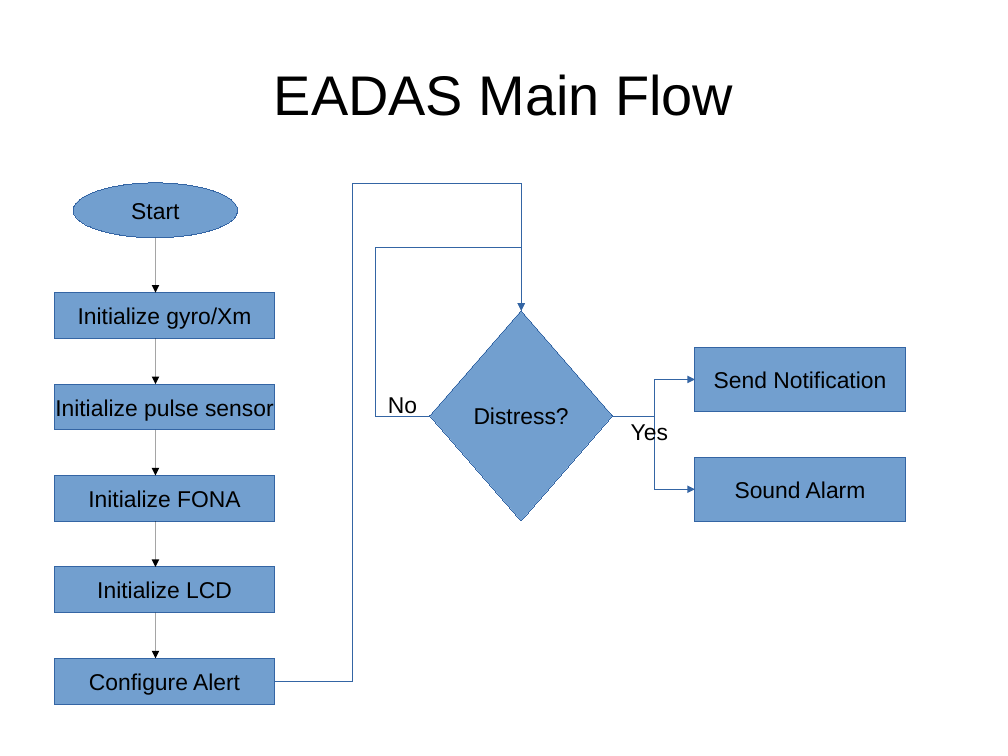
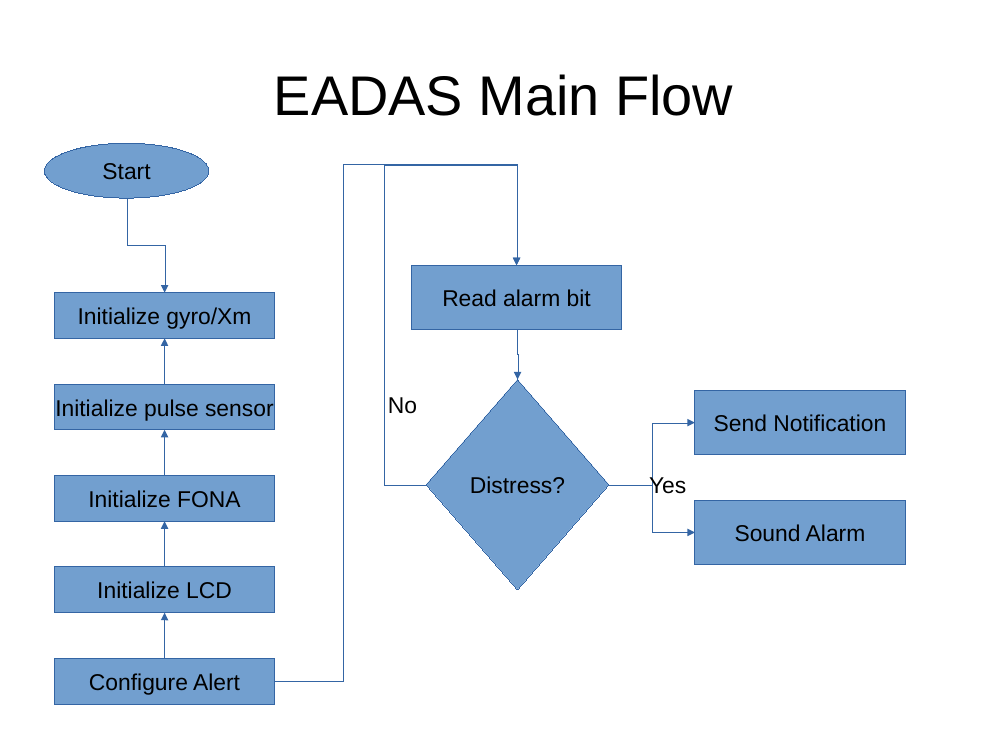
Before and after one commit to bkzshabbaz/EADAS, a slide deck: slide 5 of EADAS_progress_report.odp. Drawn at 1008x756 pixels with LibreOffice and Linux fonts; fonts in the diff are those of the drawing. Boxes give left, top, right and bottom in pixels: in the first picture for what was removed or moved away, otherwise in the second. Text is boxed around its words. In the diff, an @@ line names an element or a change of style, - is before the commit and + after.

```diff
--- a/EADAS_progress_report.odp
+++ b/EADAS_progress_report.odp
@@ ellipse "Start" moved from (x1=73, y1=183, x2=238, y2=238) to (x1=45, y1=144, x2=209, y2=198) @@
@@ elbow arrow moved from (274, 681) - (521, 311) to (274, 681) - (517, 265) @@
@@ elbow arrow moved from (430, 416) - (521, 311) to (426, 485) - (517, 265) @@
@@ elbow arrow added from (127, 198) to (165, 293), #3465A4 0 pt @@
@@ arrow removed from (155, 238) to (155, 293) @@
@@ rectangle added at (x1=412, y1=265, x2=622, y2=329), fill #729FCF, outline #3465A4 0 pt, 18 pt, text #000000 @@
+Read alarm bit
@@ elbow arrow added from (517, 329) to (518, 380), #3465A4 0 pt @@
@@ arrow removed from (155, 338) to (155, 384) @@
@@ elbow arrow added from (165, 384) to (165, 338), #3465A4 0 pt @@
@@ diamond "Distress?" moved from (x1=430, y1=311, x2=613, y2=521) to (x1=426, y1=380, x2=609, y2=590) @@
@@ rectangle "Send Notification" moved from (x1=695, y1=348, x2=906, y2=412) to (x1=695, y1=391, x2=906, y2=455) @@
@@ arrow removed from (155, 430) to (155, 476) @@
@@ elbow arrow added from (165, 476) to (165, 430), #3465A4 0 pt @@
@@ elbow arrow moved from (613, 416) - (695, 489) to (609, 485) - (695, 423) @@
@@ text "Yes" moved from (x1=631, y1=422, x2=668, y2=446) to (x1=649, y1=474, x2=686, y2=498) @@
@@ elbow arrow moved from (613, 416) - (695, 380) to (609, 485) - (695, 532) @@
@@ rectangle "Sound Alarm" moved from (x1=695, y1=457, x2=906, y2=521) to (x1=695, y1=500, x2=906, y2=564) @@
@@ arrow removed from (155, 521) to (155, 567) @@
@@ elbow arrow added from (165, 567) to (165, 521), #3465A4 0 pt @@
@@ arrow removed from (155, 613) to (155, 659) @@
@@ elbow arrow added from (165, 659) to (165, 613), #3465A4 0 pt @@
```
Also in this commit, not shown: 3 other slides changed, 1 slide added.
